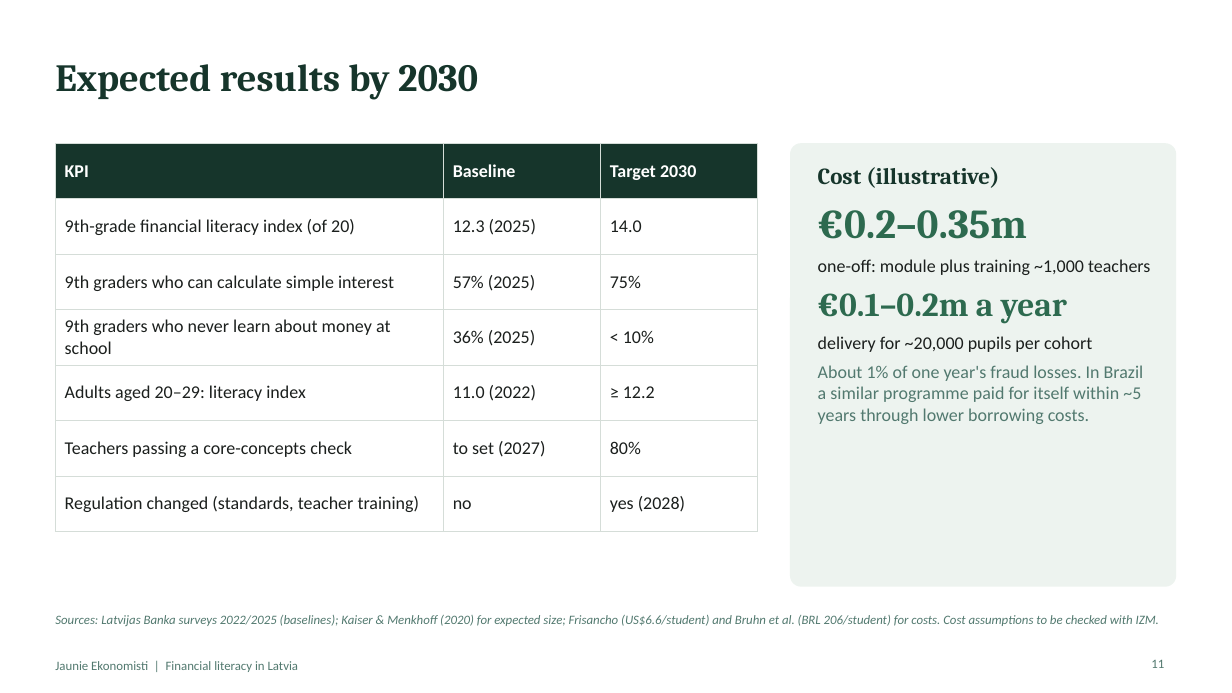
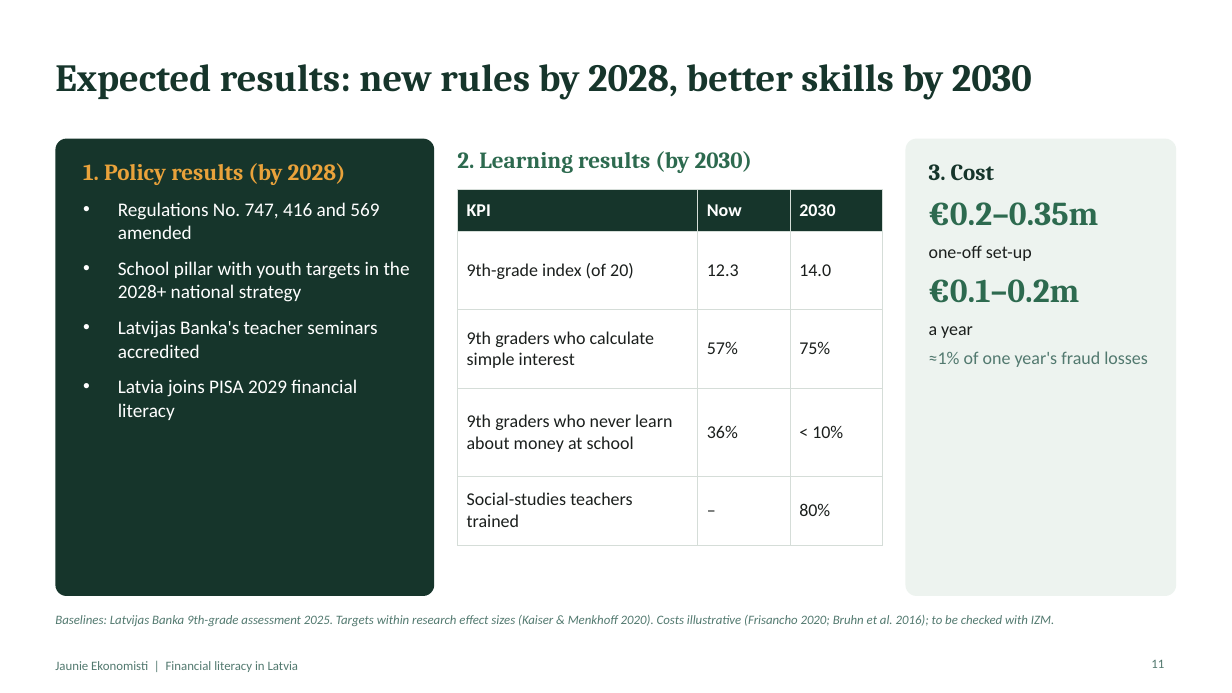
Before and after one commit to ArtisLV890/Elective-Impact-Making-for-the-Competitiveness-and-Data-Driven-Decisions-2026-2027, a slide deck: slide 11 of financial-literacy/presentation/Financial literacy in Latvia - presentation.pptx. Drawn at 1232x693 pixels with LibreOffice and Linux fonts; fonts in the diff are those of the drawing. Boxes give left, top, right and bottom in pixels: in the first picture for what was removed or moved away, otherwise in the second. Text is boxed around its words. In the diff, an @@ line names an element or a change of style, - is before the commit and + after.

```diff
--- a/financial-literacy/presentation/Financial literacy in Latvia - presentation.pptx
+++ b/financial-literacy/presentation/Financial literacy in Latvia - presentation.pptx
@@ title at (x1=55, y1=64, x2=1032, y2=100): text changed @@
-Expected results by 2030
+Expected results: new rules by 2028, better skills by 2030
@@ rounded rectangle added at (x1=55, y1=139, x2=434, y2=596), fill #16352B @@
@@ rounded rectangle resized from (x1=790, y1=143, x2=1177, y2=587) to (x1=906, y1=139, x2=1177, y2=596) @@
@@ rounded rectangle at (x1=906, y1=139, x2=1177, y2=596): proportions changed @@
@@ text added at (x1=83, y1=163, x2=410, y2=420), 15 pt, text #FFFFFF @@
+1. Policy results (by 2028)
+• Regulations No. 747, 416 and 569 amended
+• School pillar with youth targets in the 2028+ national strategy
+• Latvijas Banka's teacher seminars accredited
+• Latvia joins PISA 2029 financial literacy
@@ text added at (x1=457, y1=151, x2=752, y2=173), 18 pt, text #2D6A4F, bold @@
+2. Learning results (by 2030)
@@ text at (x1=929, y1=164, x2=994, y2=181): text changed @@
-Cost (illustrative)
+3. Cost
@@ text "3. Cost" moved from (x1=818, y1=167, x2=1144, y2=424) to (x1=929, y1=164, x2=1148, y2=367) @@
@@ table at (x1=457, y1=189, x2=883, y2=531) @@
-row 1: KPI | Baseline | Target 2030
-row 2: 9th-grade financial literacy index (of 20) | 12.3 (2025) | 14.0
-row 3: 9th graders who can calculate simple interest | 57% (2025) | 75%
-row 4: 9th graders who never learn about money at school | 36% (2025) | < 10%
-row 5: Adults aged 20–29: literacy index | 11.0 (2022) | ≥ 12.2
-row 6: Teachers passing a core-concepts check | to set (2027) | 80%
-row 7: Regulation changed (standards, teacher training) | no | yes (2028)
+row 1: KPI | Now | 2030
+row 2: 9th-grade index (of 20) | 12.3 | 14.0
+row 3: 9th graders who calculate simple interest | 57% | 75%
+row 4: 9th graders who never learn about money at school | 36% | < 10%
+row 5: Social-studies teachers trained | – | 80%
@@ table resized from (x1=55, y1=143, x2=758, y2=516) to (x1=457, y1=189, x2=883, y2=531) @@
@@ text at (x1=929, y1=202, x2=1099, y2=226): size 32 to 26 pt in "€0.2–0.35m" @@
@@ text at (x1=929, y1=245, x2=1148, y2=367): text changed @@
-one-off: module plus training ~1,000 teachers
-€0.1–0.2m a year
-delivery for ~20,000 pupils per cohort
-About 1% of one year's fraud losses. In Brazil a similar programme paid for itself within ~5 years through lower borrowing costs.
+one-off set-up
+€0.1–0.2m
+a year
+≈1% of one year's fraud losses
@@ text at (x1=55, y1=615, x2=1054, y2=626): text changed @@
-Sources: Latvijas Banka surveys 2022/2025 (baselines); Kaiser & Menkhoff (2020) for expected size; Frisancho (US$6.6/student) and Bruhn et al. (BRL 206/student) for costs. Cost assumptions to be checked with IZM.
+Baselines: Latvijas Banka 9th-grade assessment 2025. Targets within research effect sizes (Kaiser & Menkhoff 2020). Costs illustrative (Frisancho 2020; Bruhn et al. 2016); to be checked with IZM.
```
Also in this commit, not shown: 7 other slides changed, 2 slides added, 1 other file.
